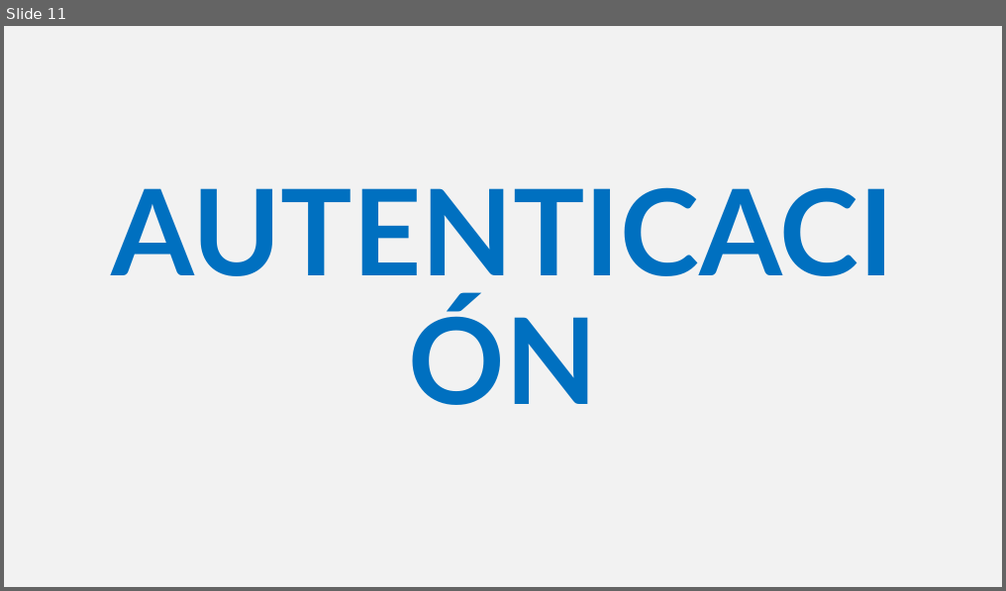
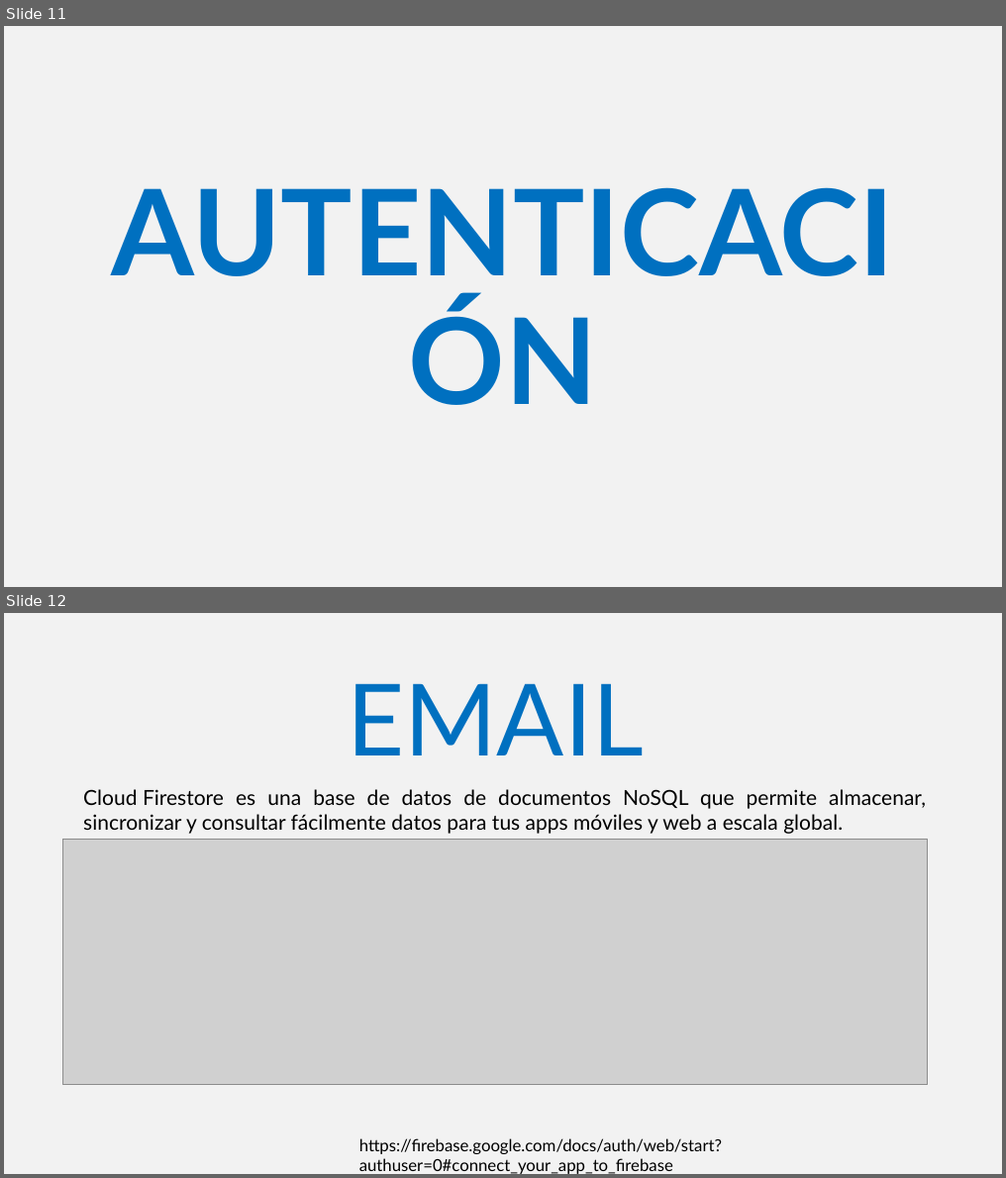
Before and after one commit to YPZ-24/Curso_Firebase, a slide deck: Presentaciones/Presentacion Unica.pptx. Shown one above the other, each under a label of ours: slide 11 before the commit, slides 11 and 12 after it. The pictures are 1006x591 and 1006x1178 pixels, drawn with LibreOffice and Linux fonts; fonts in the diff are those of the drawing; grey boxes stand for pictures. Boxes give left, top, right and bottom in pixels: in the first picture for what was removed or moved away, otherwise in the second. Text is boxed around its words. In the diff, an @@ line names an element or a change of style, - is before the commit and + after.

Commit message:
autenticacion email simple

```diff
--- a/Presentaciones/Presentacion Unica.pptx
+++ b/Presentaciones/Presentacion Unica.pptx
@@ slide 12 added at [4,613,1002,1174], background #F2F2F2 @@
@@ text added at [347,683,644,756], 96 pt, text #0070C0 @@
+EMAIL
@@ text added at [83,789,926,834], 20 pt, text #000000 @@
+Cloud Firestore es una base de datos de documentos NoSQL que permite almacenar, sincronizar y consultar fácilmente datos para tus apps móviles y web a escala global.
@@ picture added at [63,839,928,1085] @@
@@ text added at [359,1139,722,1174], 16 pt, text #000000 @@
+https://firebase.google.com/docs/auth/web/start?authuser=0#connect_your_app_to_firebase
```
Also in this commit, not shown: 2 slides changed, 2 other slides added, 1 slide removed, 5 other files.
